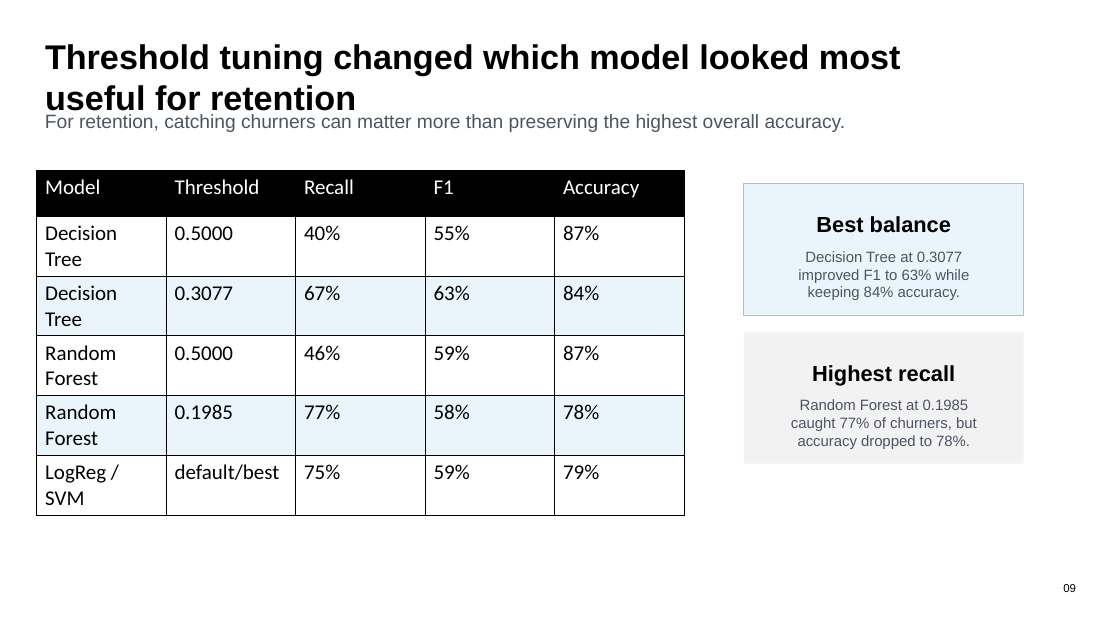
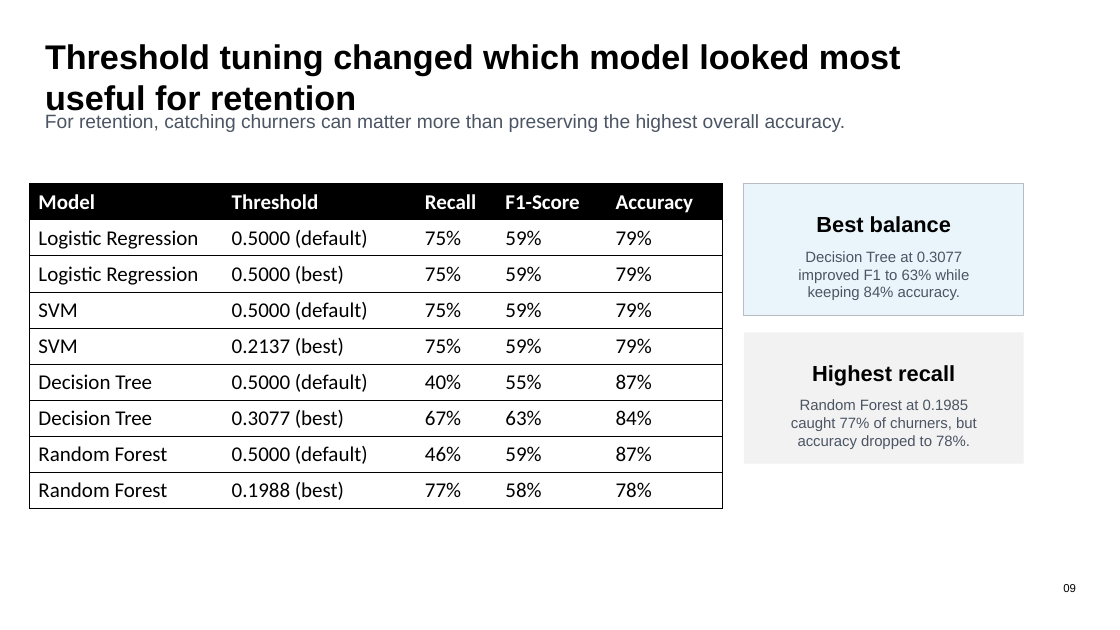
Before and after one commit to rashid7089/Customer_Retention_Predictor, a slide deck: slide 10 of Customer_Retention_Predictor_Presentation.pptx (slide 9 before the commit). Drawn at 1120x630 pixels with LibreOffice and Linux fonts; fonts in the diff are those of the drawing. Boxes give left, top, right and bottom in pixels: in the first picture for what was removed or moved away, otherwise in the second. Text is boxed around its words. In the diff, an @@ line names an element or a change of style, - is before the commit and + after.

```diff
--- a/Customer_Retention_Predictor_Presentation.pptx
+++ b/Customer_Retention_Predictor_Presentation.pptx
@@ table at [29, 184, 723, 506] @@
-row 1: Model | Threshold | Recall | F1 | Accuracy
-row 2: Decision Tree | 0.5000 | 40% | 55% | 87%
-row 3: Decision Tree | 0.3077 | 67% | 63% | 84%
-row 4: Random Forest | 0.5000 | 46% | 59% | 87%
-row 5: Random Forest | 0.1985 | 77% | 58% | 78%
-row 6: LogReg / SVM | default/best | 75% | 59% | 79%
+row 1: Model | Threshold | Recall | F1-Score | Accuracy
+row 2: Logistic Regression | 0.5000 (default) | 75% | 59% | 79%
+row 3: Logistic Regression | 0.5000 (best) | 75% | 59% | 79%
+row 4: SVM | 0.5000 (default) | 75% | 59% | 79%
+row 5: SVM | 0.2137 (best) | 75% | 59% | 79%
+row 6: Decision Tree | 0.5000 (default) | 40% | 55% | 87%
+row 7: Decision Tree | 0.3077 (best) | 67% | 63% | 84%
+row 8: Random Forest | 0.5000 (default) | 46% | 59% | 87%
+row 9: Random Forest | 0.1988 (best) | 77% | 58% | 78%
@@ table: place and size @@
-table at [37, 171, 684, 511]
+table at [29, 184, 723, 506]
```
Also in this commit, not shown: 5 other slides changed, 1 slide added.
